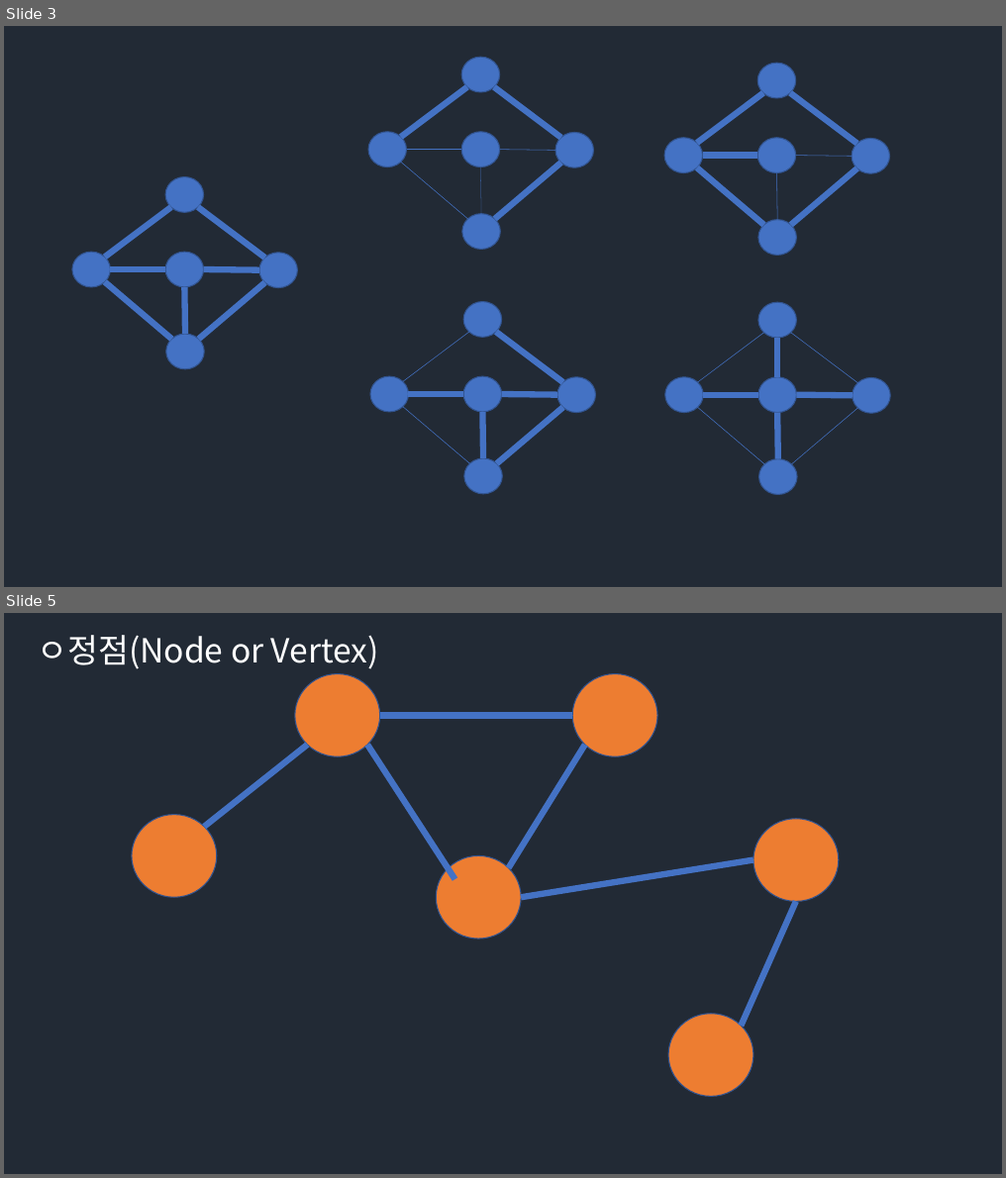
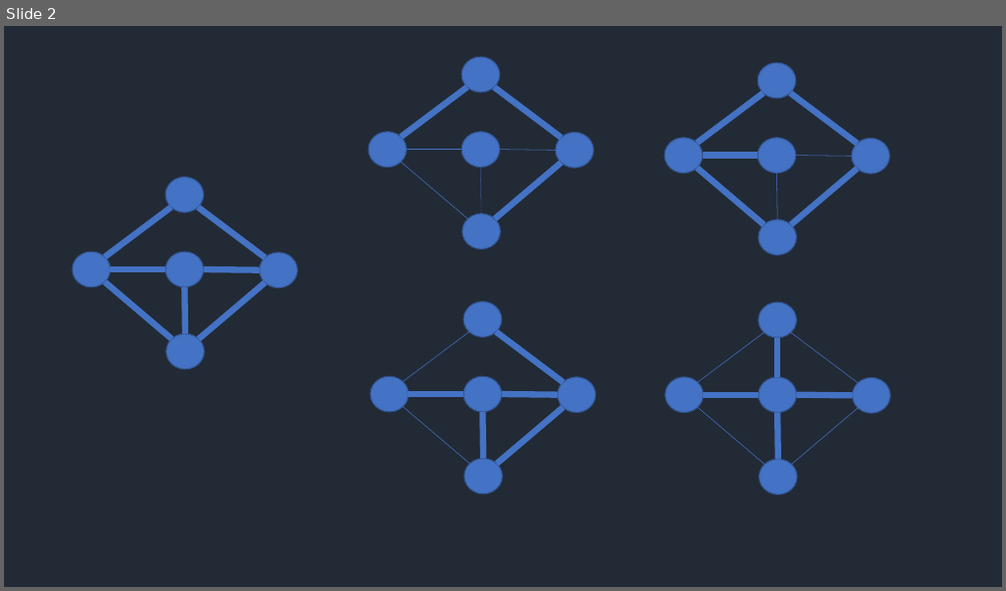
Before and after one commit to Groot-Space/Groot-space.github.io, a slide deck: assets/images/크루스칼 알고리즘/크루스칼 알고리즘.pptx. Shown one above the other, each under a label of ours: slides 3 and 5 before the commit, slide 2 after it; the slides between them are not shown. The pictures are 1006x1178 and 1006x591 pixels, drawn with LibreOffice and Linux fonts; fonts in the diff are those of the drawing. Boxes give left, top, right and bottom in pixels: in the first picture for what was removed or moved away, otherwise in the second. Text is boxed around its words. In the diff, an @@ line names an element or a change of style, - is before the commit and + after.

```diff
--- a/assets/images/크루스칼 알고리즘/크루스칼 알고리즘.pptx
+++ b/assets/images/크루스칼 알고리즘/크루스칼 알고리즘.pptx
@@ slide 5 removed at (4, 613, 1002, 1174), background #222A35 @@
@@ text removed at (37, 635, 379, 669) @@
-ㅇ정점(Node or Vertex)
@@ ellipse removed at (295, 673, 380, 757) @@
@@ ellipse removed at (573, 673, 658, 757) @@
@@ line removed from (573, 716) to (380, 716) @@
@@ line removed from (204, 827) to (307, 745) @@
@@ line removed from (455, 879) to (368, 745) @@
@@ line removed from (585, 745) to (509, 868) @@
@@ ellipse removed at (132, 814, 218, 897) @@
@@ ellipse removed at (753, 819, 839, 902) @@
@@ ellipse removed at (436, 857, 522, 940) @@
@@ line removed from (753, 861) to (522, 897) @@
@@ line removed from (796, 901) to (742, 1026) @@
@@ ellipse removed at (668, 1014, 754, 1096) @@
@@ what was slide 3 is now slide 2 @@
```
Also in this commit, not shown: 6 slides added, 17 other slides removed, 9 other files.
